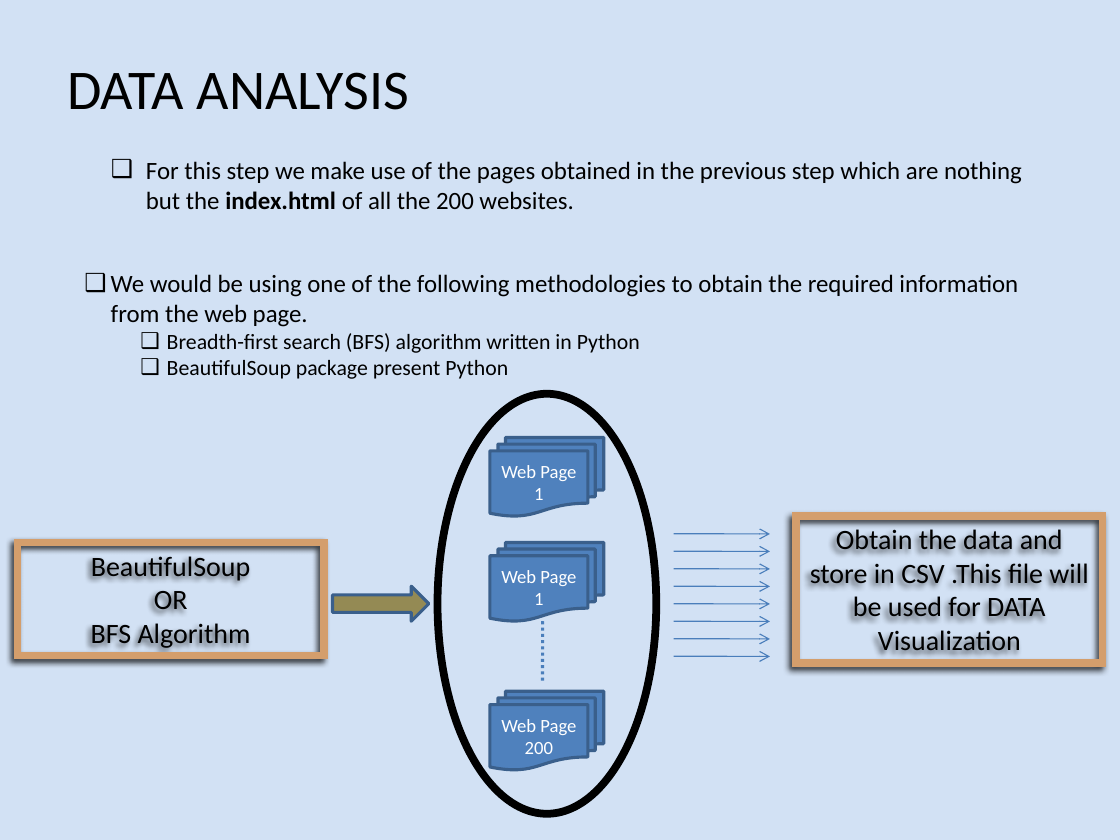
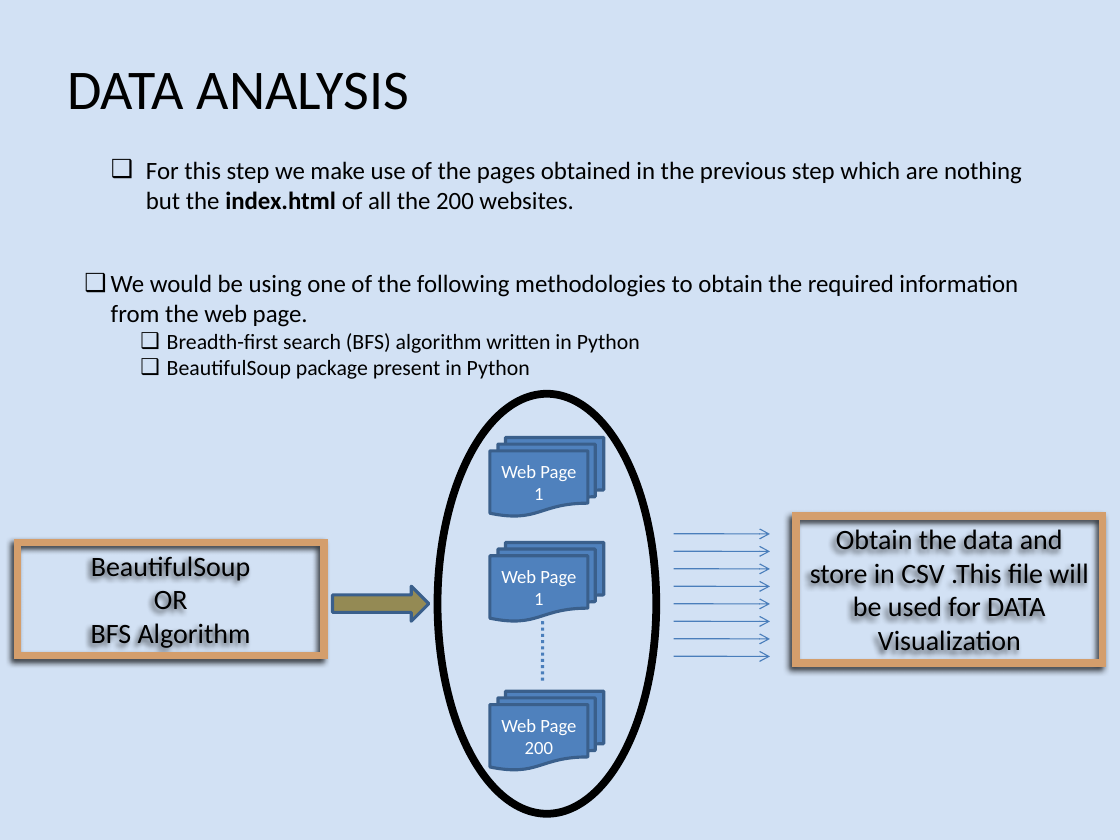
Before and after one commit to nicky1211/Sem1Project, a slide deck: slide 6 of HTML Attribute Analysis of the Top 200 Most.pptx (slide 5 before the commit). Drawn at 1120x840 pixels with LibreOffice and Linux fonts; fonts in the diff are those of the drawing. Boxes give left, top, right and bottom in pixels: in the first picture for what was removed or moved away, otherwise in the second. Text is boxed around its words. In the diff, an @@ line names an element or a change of style, - is before the commit and + after.

```diff
--- a/HTML Attribute Analysis of the Top 200 Most.pptx
+++ b/HTML Attribute Analysis of the Top 200 Most.pptx
@@ text at (x1=167, y1=360, x2=530, y2=379): text changed @@
-    ❑ BeautifulSoup package present Python
+    ❑ BeautifulSoup package present in Python
```
Also in this commit, not shown: 3 other slides changed, 3 slides added, 1 slide removed.
